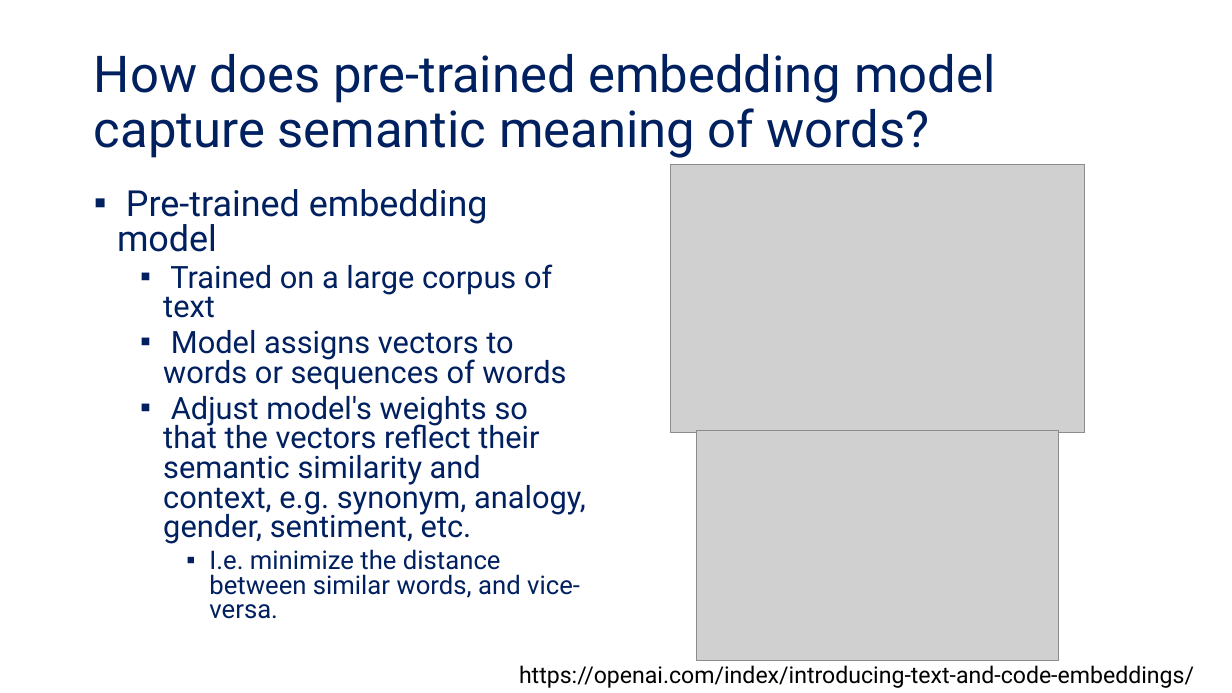
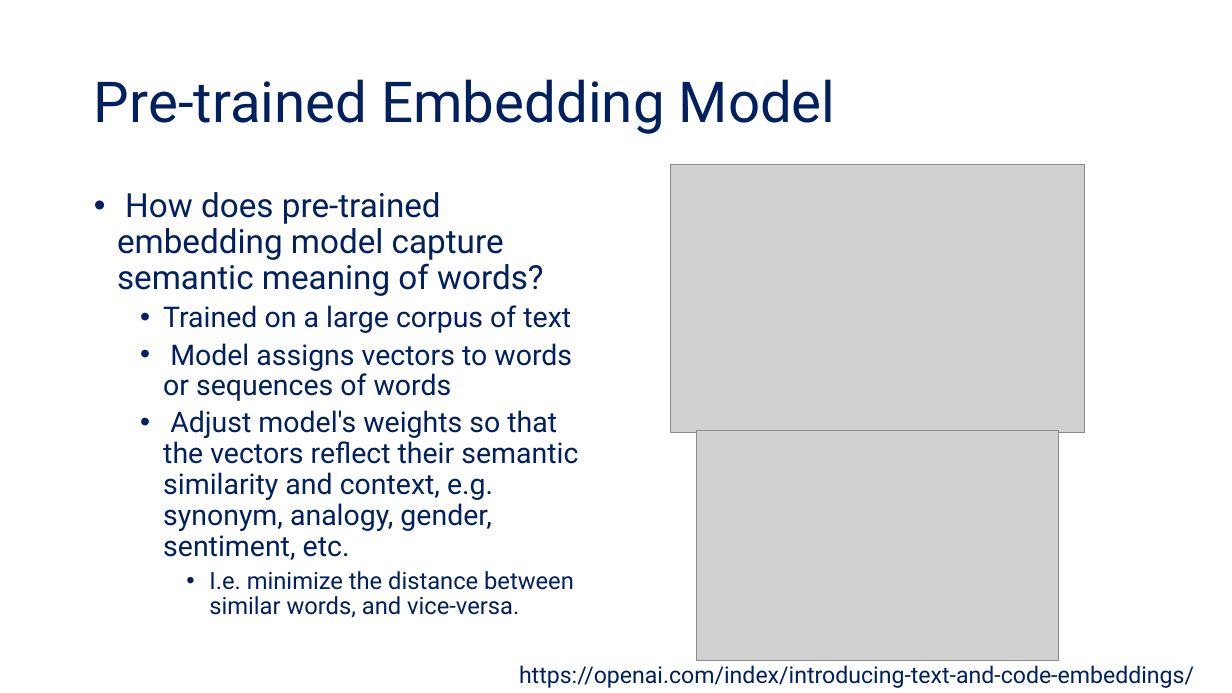
Before and after one commit to tanquangduong/transformer-pt, a slide deck: slide 24 of presentation/Transformer_Udemy/Udemy_P5_Components to build NLP web-applications with LLMs.pptx. Drawn at 1232x693 pixels with LibreOffice and Linux fonts; fonts in the diff are those of the drawing; grey boxes stand for pictures. Boxes give left, top, right and bottom in pixels: in the first picture for what was removed or moved away, otherwise in the second. Text is boxed around its words. In the diff, an @@ line names an element or a change of style, - is before the commit and + after.

```diff
--- a/presentation/Transformer_Udemy/Udemy_P5_Components to build NLP web-applications with LLMs.pptx
+++ b/presentation/Transformer_Udemy/Udemy_P5_Components to build NLP web-applications with LLMs.pptx
@@ title at bbox=[94, 79, 836, 134]: text changed; size 39.6 to 44 pt @@
-How does pre-trained embedding model capture semantic meaning of words?
+Pre-trained Embedding Model
@@ text at bbox=[117, 192, 543, 296]: text changed; size 28 to 25.9 pt @@
-▪ Pre-trained embedding model
+• How does pre-trained embedding model capture semantic meaning of words?
@@ text at bbox=[163, 305, 578, 617]: size 24 to 22.2 pt in "Trained on a large corpus of text", "Model assigns vectors to words or sequences ...", "Adjust model's weights so that the vectors ..."; size 20 to 18.5 pt in "I.e. minimize the distance between similar words, ..."; bullet ▪ to •; line spacing 0.8 to 0.9 @@
@@ text "https://openai.com/index/introducing-text-and-code-embedding ..." at bbox=[519, 665, 1194, 688]: text colour #000000 to #002060 @@
```
Also in this commit, not shown: 46 other slides changed, 1 slide added, 5 other files.
